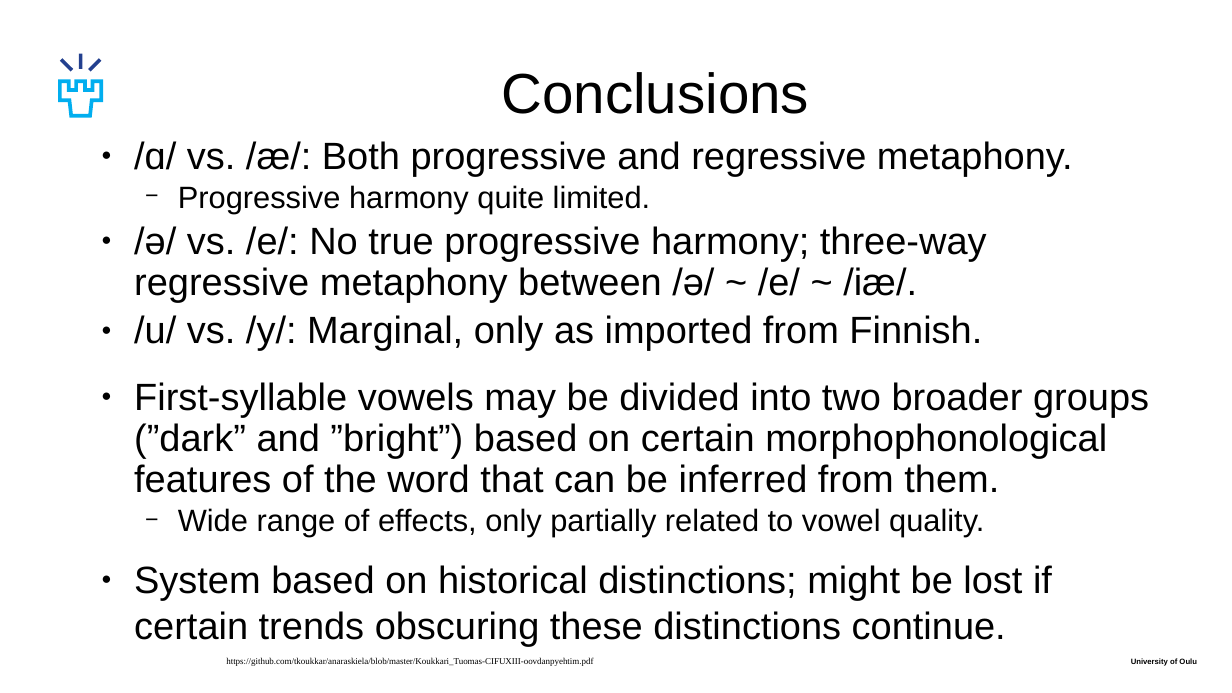
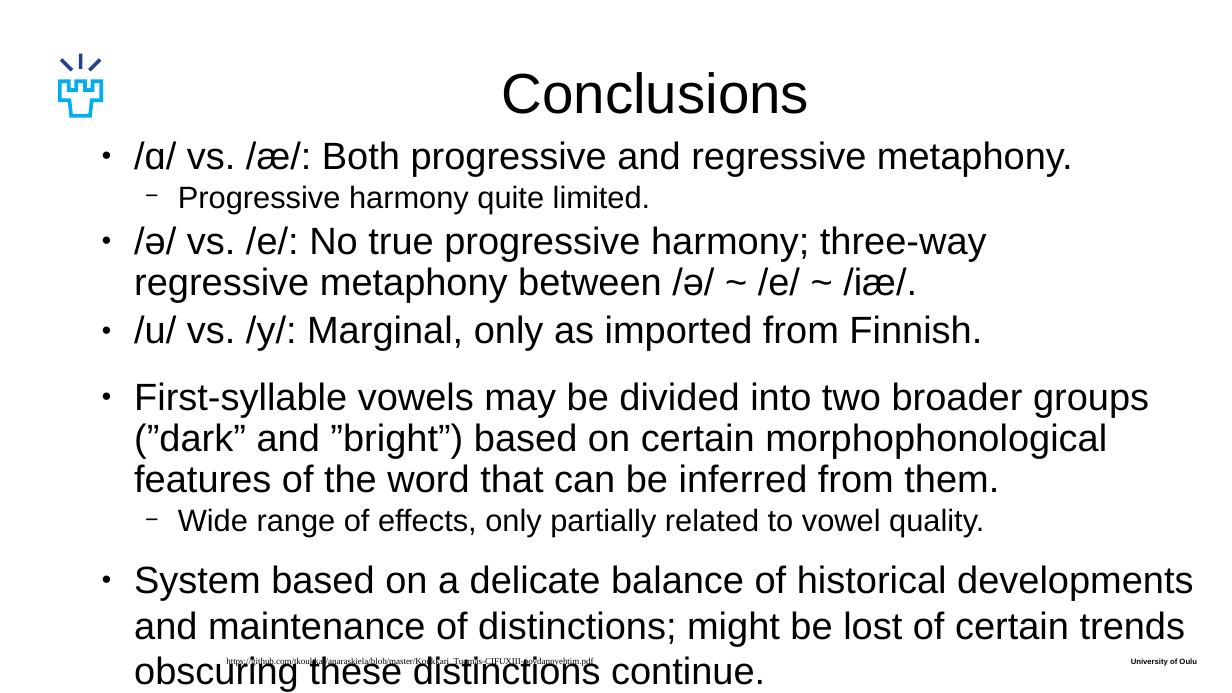
Before and after one commit to tkoukkar/anaraskiela, a slide deck: slide 24 of Koukkari_Tuomas-CIFU_XIII-oovdanpyehtim.odp. Drawn at 1232x693 pixels with LibreOffice and Linux fonts; fonts in the diff are those of the drawing. Boxes give left, top, right and bottom in pixels: in the first picture for what was removed or moved away, otherwise in the second. Text is boxed around its words. In the diff, an @@ line names an element or a change of style, - is before the commit and + after.

```diff
--- a/Koukkari_Tuomas-CIFU_XIII-oovdanpyehtim.odp
+++ b/Koukkari_Tuomas-CIFU_XIII-oovdanpyehtim.odp
@@ text at [134,565,1193,685]: text changed @@
-● System based on historical distinctions; might be lost if
-  certain trends obscuring these distinctions continue.
+● System based on a delicate balance of historical developments and maintenance of distinctions; might be lost of certain trends obscuring these distinctions continue.
```
Also in this commit, not shown: 1 other slide changed, 1 other file.
